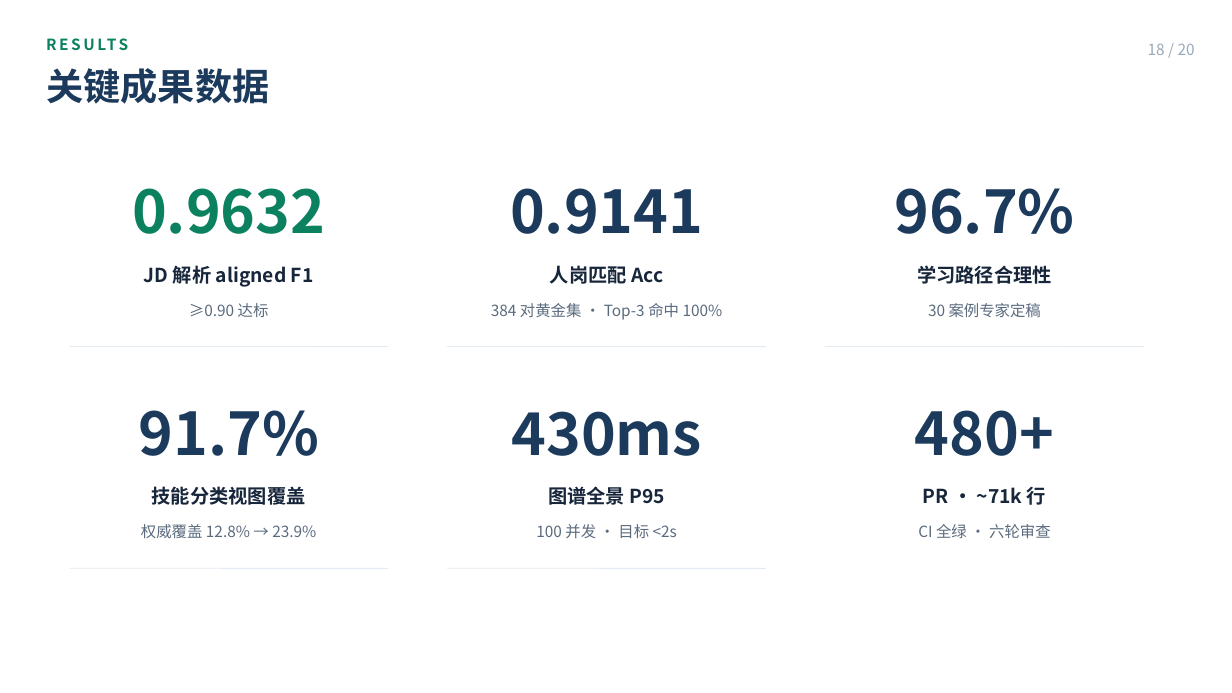
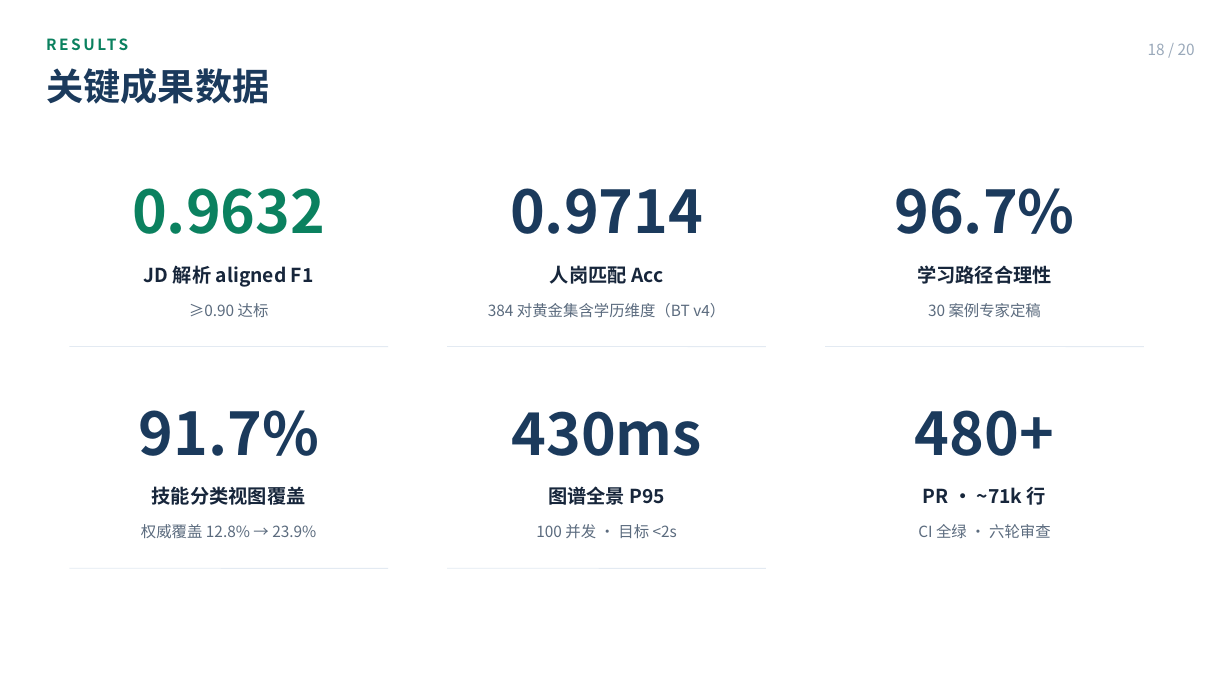
Before and after one commit to Sanksu/zhigang-compass, a slide deck: slide 18 of docs/m5/智岗罗盘_答辩PPT_终稿.pptx. Drawn at 1232x693 pixels with LibreOffice and Linux fonts; fonts in the diff are those of the drawing. Boxes give left, top, right and bottom in pixels: in the first picture for what was removed or moved away, otherwise in the second. Text is boxed around its words. In the diff, an @@ line names an element or a change of style, - is before the commit and + after.

```diff
--- a/docs/m5/智岗罗盘_答辩PPT_终稿.pptx
+++ b/docs/m5/智岗罗盘_答辩PPT_终稿.pptx
@@ text at (510, 188, 703, 234): text changed @@
-0.9141
+0.9714
@@ text at (488, 303, 725, 317): text changed @@
-384 对黄金集 · Top-3 命中 100%
+384 对黄金集含学历维度（BT v4）
```
Also in this commit, not shown: 4 other slides changed, 1 other file.
